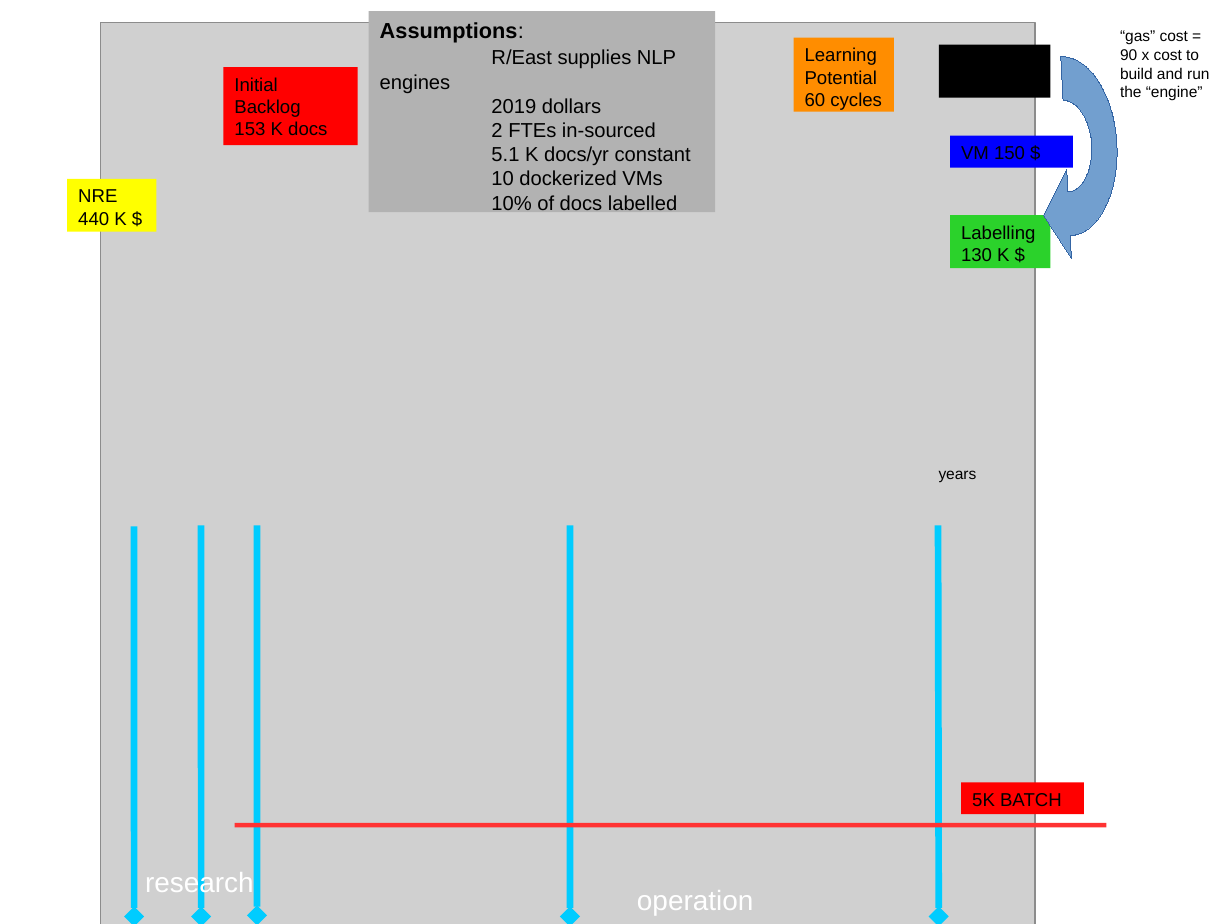
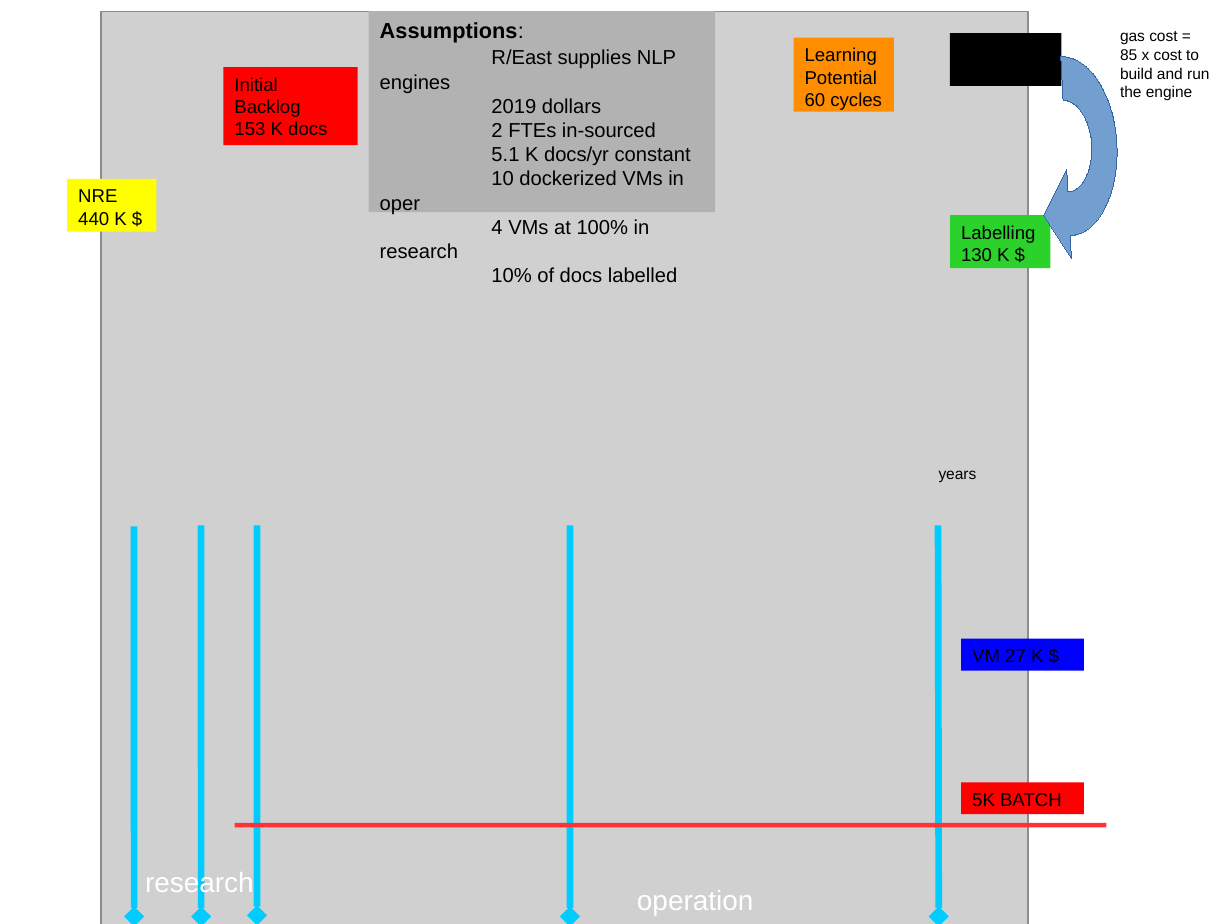
Before and after one commit to ACMESDS/debe, a slide deck: slide 2 of brief.pptx. Drawn at 1232x924 pixels with LibreOffice and Linux fonts; fonts in the diff are those of the drawing; grey boxes stand for pictures. Boxes give left, top, right and bottom in pixels: in the first picture for what was removed or moved away, otherwise in the second. Text is boxed around its words. In the diff, an @@ line names an element or a change of style, - is before the commit and + after.

Commit message:
fix costs and redoc brief

```diff
--- a/brief.pptx
+++ b/brief.pptx
@@ picture: place and size @@
-picture at [101,22,1035,924]
+picture at [101,11,1029,924]
@@ rectangle: place and size @@
-rectangle at [939,45,1051,97]
+rectangle at [950,34,1062,86]
@@ text at [1120,31,1209,101]: text changed @@
-“gas” cost = 90 x cost to build and run the “engine”
+gas cost =
+85 x cost to build and run the engine
@@ text in rectangle at [380,170,684,258]: text changed @@
-10 dockerized VMs
+10 dockerized VMs in oper
+4 VMs at 100% in research
@@ rectangle "VM 27 K $": place and size @@
-rectangle "VM 27 K $" at [950,135,1073,168]
+rectangle "VM 27 K $" at [961,638,1084,671]
@@ text in rectangle at [972,649,1043,662]: text changed @@
-VM 150 $
+VM 27 K $
```
